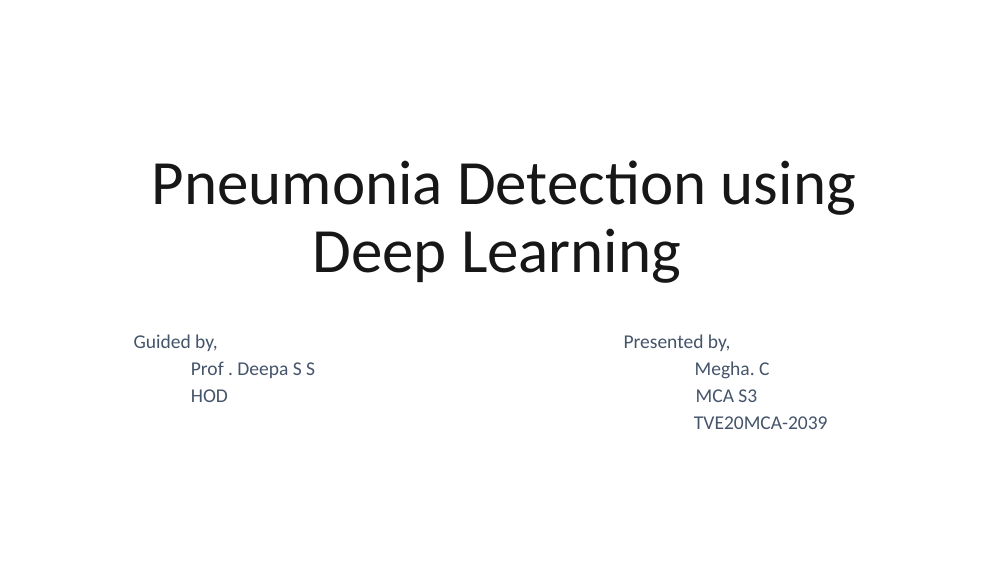
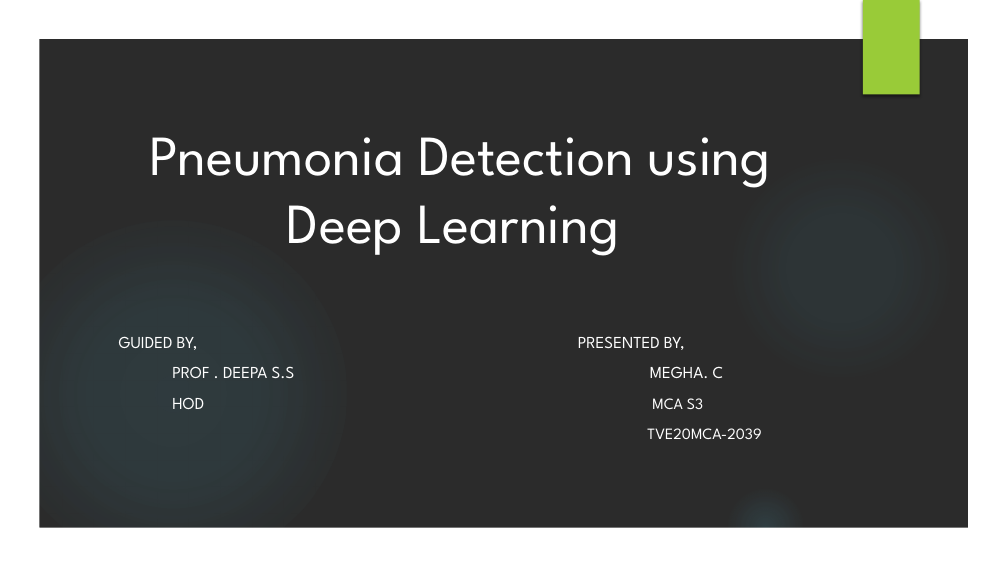
Before and after one commit to Meghac00/MiniProject, a slide deck: slide 1 of Pneumonia Detection using Deep Learning.pptm. Drawn at 1008x567 pixels with LibreOffice and Linux fonts; fonts in the diff are those of the drawing; background and template pictures are left out; a plain dark background stands for a picture behind light text. Boxes give left, top, right and bottom in pixels: in the first picture for what was removed or moved away, otherwise in the second. Text is boxed around its words. In the diff, an @@ line names an element or a change of style, - is before the commit and + after.

```diff
--- a/Pneumonia Detection using Deep Learning.pptm
+++ b/Pneumonia Detection using Deep Learning.pptm
@@ background #FFFFFF to picture (left out) @@
@@ group added at (0, 0, 1008, 567): 3 ellipses, 1 freeform shape @@
@@ rectangle added at (863, 0, 920, 95), fill #99CB38 @@
@@ title "Pneumonia Detection using Deep Learning": place and size @@
-title "Pneumonia Detection using Deep Learning" at (152, 160, 856, 283)
+title "Pneumonia Detection using Deep Learning" at (149, 137, 771, 256)
@@ title "Pneumonia Detection using Deep Learning" at (149, 137, 771, 256): size 60 to 54 pt, font Calibri to League Spartan, text colour #181717 to #FFFFFF; line spacing 0.9 to 1 @@
@@ subtitle "GUIDED BY, PRESENTED BY,": place and size @@
-subtitle "GUIDED BY, PRESENTED BY," at (134, 334, 828, 429)
+subtitle "GUIDED BY, PRESENTED BY," at (119, 336, 761, 439)
@@ subtitle at (119, 336, 724, 378): text changed; size 18.6 to 16 pt; font Calibri to League Spartan; text colour #44546A to #FFFFFF @@
-Guided by, Presented by,
-Prof . Deepa S S Megha. C
+GUIDED BY, PRESENTED BY,
+PROF . DEEPA S.S MEGHA. C
@@ subtitle at (172, 397, 761, 439): size 18.6 to 16 pt in "HOD"; size 18.6 to 15 pt in "MCA S3", "TVE20MCA-2039"; font Calibri to League Spartan, text colour #44546A to #FFFFFF in "HOD MCA S3", "TVE20MCA-2039"; line spacing 0.7 to 1 @@
```
Also in this commit, not shown: 9 other slides changed, 5 slides added, 1 slide removed, 2 other files.
